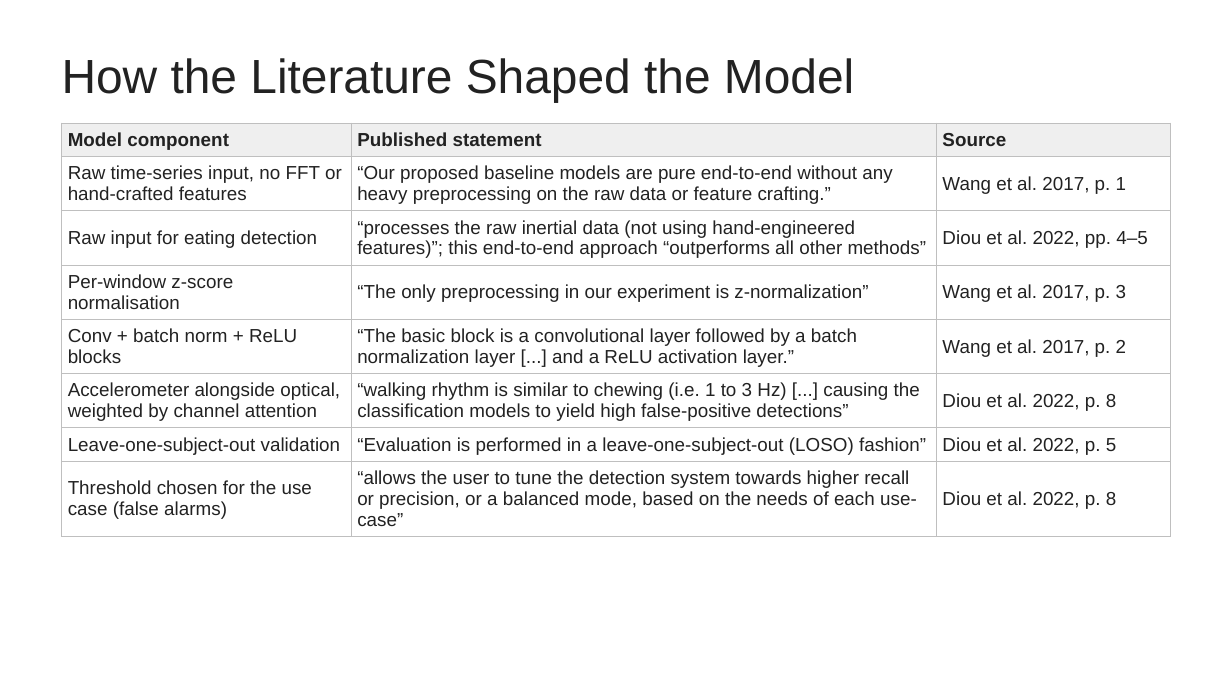
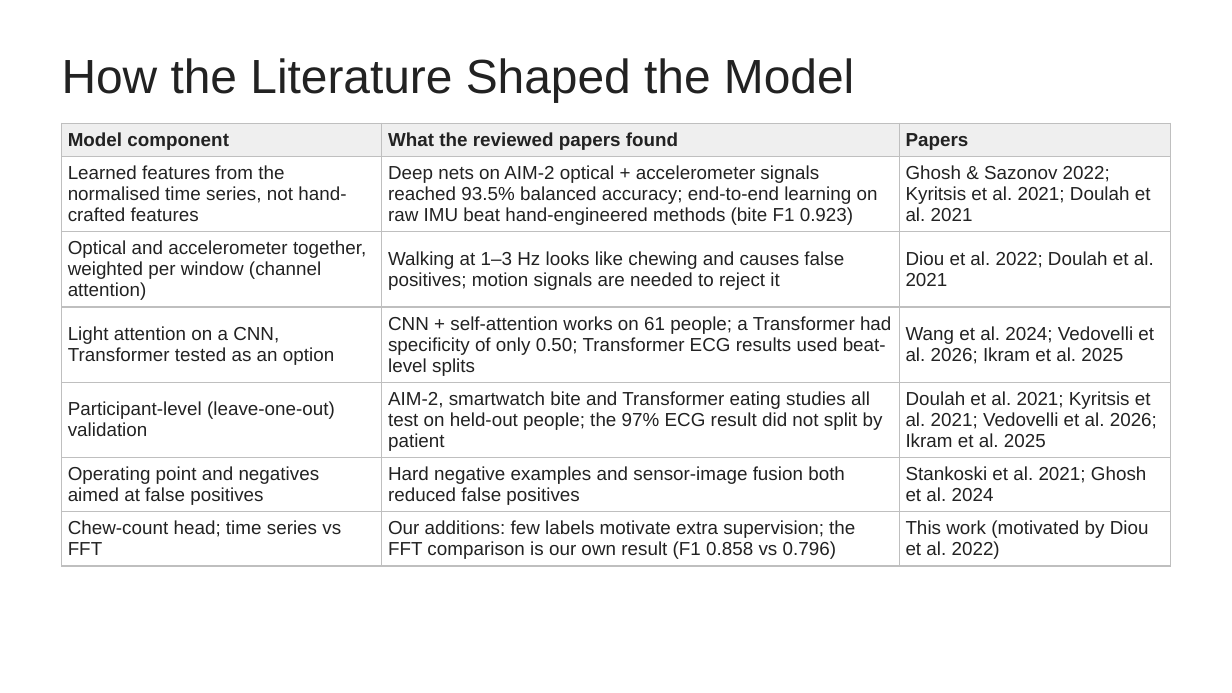
Before and after one commit to Cadunlea/Research_Directory, a slide deck: slide 1 of docs/presentation/lab_meeting_new_slides.pptx. Drawn at 1232x693 pixels with LibreOffice and Linux fonts; fonts in the diff are those of the drawing. Boxes give left, top, right and bottom in pixels: in the first picture for what was removed or moved away, otherwise in the second. Text is boxed around its words. In the diff, an @@ line names an element or a change of style, - is before the commit and + after.

```diff
--- a/docs/presentation/lab_meeting_new_slides.pptx
+++ b/docs/presentation/lab_meeting_new_slides.pptx
@@ table at bbox=[62, 123, 1170, 563] @@
-row 1: Model component | Published statement | Source
-row 2: Raw time-series input, no FFT or hand-crafted features | “Our proposed baseline models are pure end-to-end without any heavy preprocessing on the raw data or feature crafting.” | Wang et al. 2017, p. 1
-row 3: Raw input for eating detection | “processes the raw inertial data (not using hand-engineered features)”; this end-to-end approach “outperforms all other methods” | Diou et al. 2022, pp. 4–5
-row 4: Per-window z-score normalisation | “The only preprocessing in our experiment is z-normalization” | Wang et al. 2017, p. 3
-row 5: Conv + batch norm + ReLU blocks | “The basic block is a convolutional layer followed by a batch normalization layer [...] and a ReLU activation layer.” | Wang et al. 2017, p. 2
-row 6: Accelerometer alongside optical, weighted by channel attention | “walking rhythm is similar to chewing (i.e. 1 to 3 Hz) [...] causing the classification models to yield high false-positive detections” | Diou et al. 2022, p. 8
-row 7: Leave-one-subject-out validation | “Evaluation is performed in a leave-one-subject-out (LOSO) fashion” | Diou et al. 2022, p. 5
-row 8: Threshold chosen for the use case (false alarms) | “allows the user to tune the detection system towards higher recall or precision, or a balanced mode, based on the needs of each use-case” | Diou et al. 2022, p. 8
+row 1: Model component | What the reviewed papers found | Papers
+row 2: Learned features from the normalised time series, not hand-crafted features | Deep nets on AIM-2 optical + accelerometer signals reached 93.5% balanced accuracy; end-to-end learning on raw IMU beat hand-engineered methods (bite F1 0.923) | Ghosh & Sazonov 2022; Kyritsis et al. 2021; Doulah et al. 2021
+row 3: Optical and accelerometer together, weighted per window (channel attention) | Walking at 1–3 Hz looks like chewing and causes false positives; motion signals are needed to reject it | Diou et al. 2022; Doulah et al. 2021
+row 4: Light attention on a CNN, Transformer tested as an option | CNN + self-attention works on 61 people; a Transformer had specificity of only 0.50; Transformer ECG results used beat-level splits | Wang et al. 2024; Vedovelli et al. 2026; Ikram et al. 2025
+row 5: Participant-level (leave-one-out) validation | AIM-2, smartwatch bite and Transformer eating studies all test on held-out people; the 97% ECG result did not split by patient | Doulah et al. 2021; Kyritsis et al. 2021; Vedovelli et al. 2026; Ikram et al. 2025
+row 6: Operating point and negatives aimed at false positives | Hard negative examples and sensor-image fusion both reduced false positives | Stankoski et al. 2021; Ghosh et al. 2024
+row 7: Chew-count head; time series vs FFT | Our additions: few labels motivate extra supervision; the FFT comparison is our own result (F1 0.858 vs 0.796) | This work (motivated by Diou et al. 2022)
```
Also in this commit, not shown: 1 other file.
